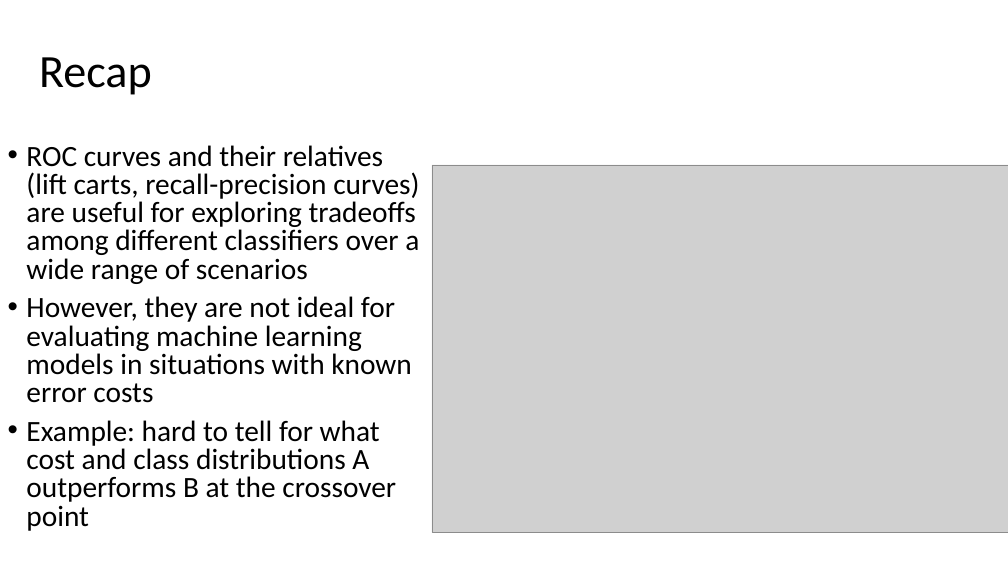
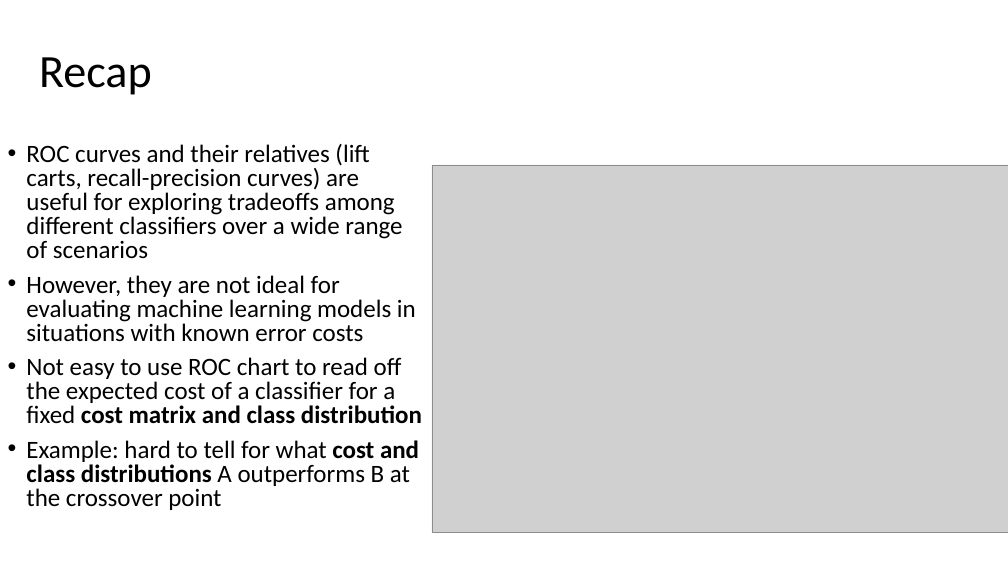
Before and after one commit to russellu/cs405, a slide deck: slide 2 of Lecture_13.pptx. Drawn at 1008x567 pixels with LibreOffice and Linux fonts; fonts in the diff are those of the drawing; grey boxes stand for pictures. Boxes give left, top, right and bottom in pixels: in the first picture for what was removed or moved away, otherwise in the second. Text is boxed around its words. In the diff, an @@ line names an element or a change of style, - is before the commit and + after.

```diff
--- a/Lecture_13.pptx
+++ b/Lecture_13.pptx
@@ text at <box>26,144,419,510</box>: size 28 to 23.8 pt in "ROC curves and their relatives (lift carts, ...", "However, they are not ideal for evaluating ...", "Example: hard to tell for what cost ..."; bold on in "cost and class distributions" @@
@@ text at <box>26,357,422,424</box>: paragraph added @@
+• Not easy to use ROC chart to read off the expected cost of a classifier for a fixed cost matrix and class distribution
```
Also in this commit, not shown: 6 other slides changed, 2 slides added, 1 slide removed, 1 other file.
